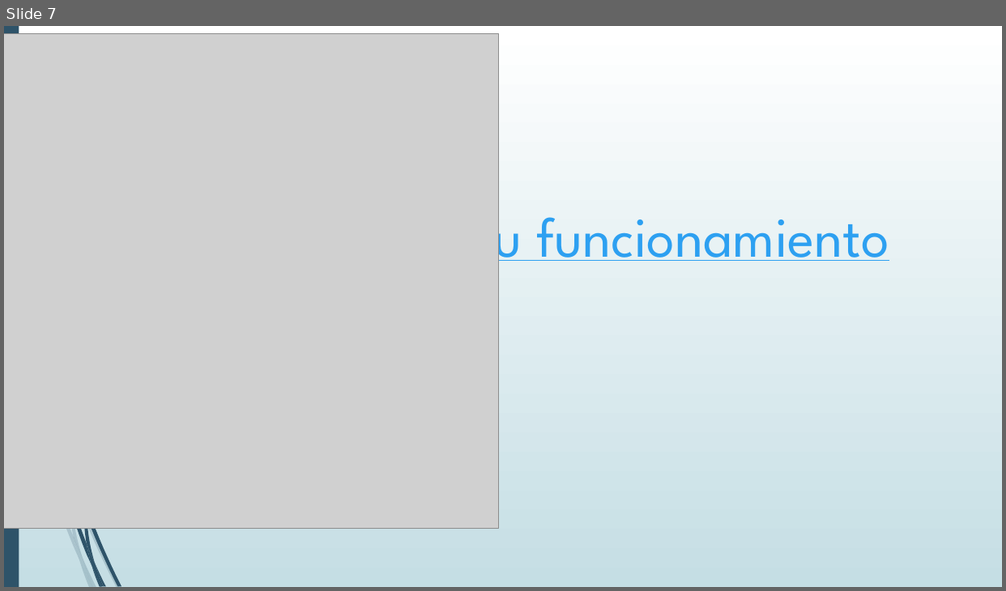
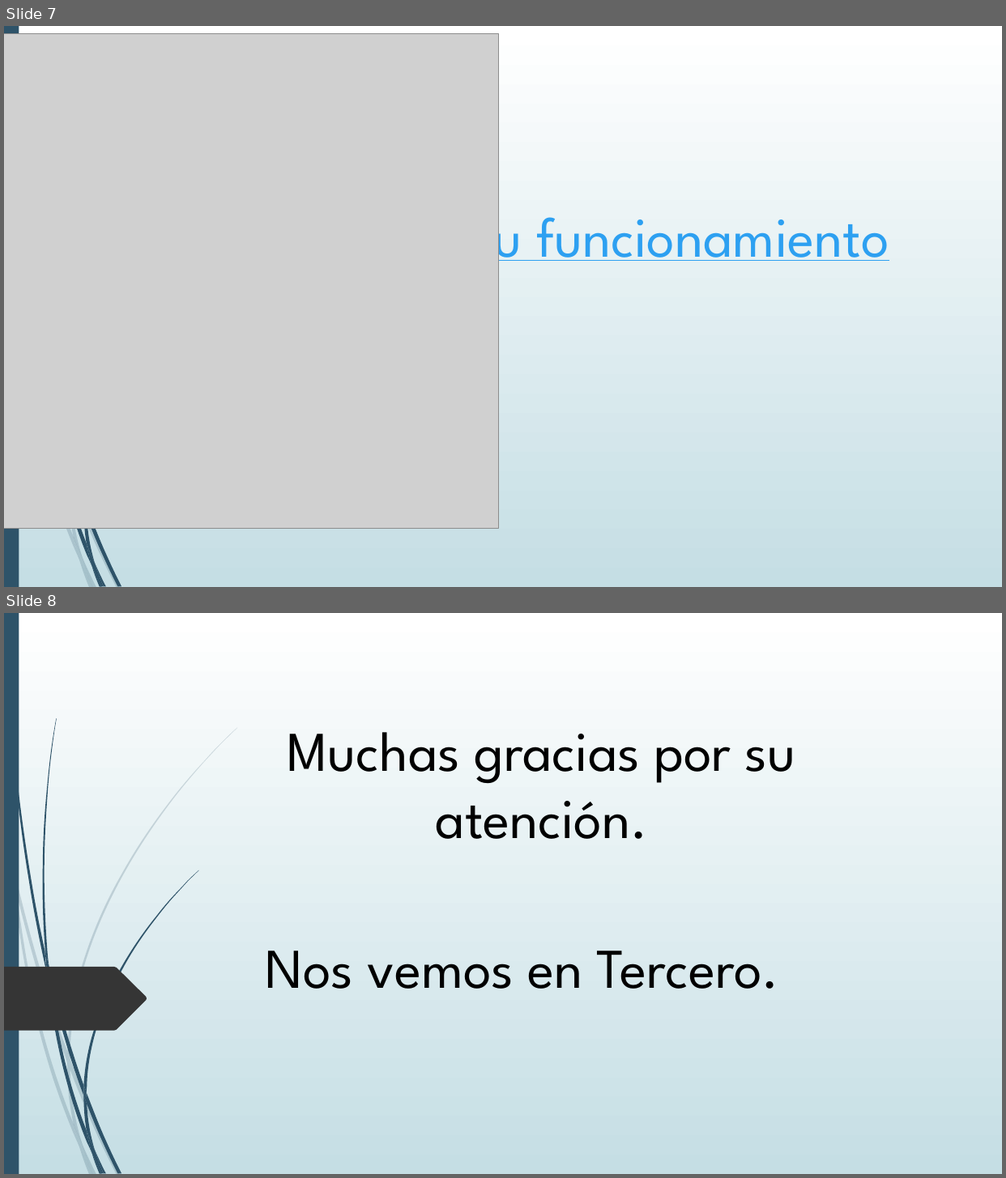
Before and after one commit to MarcosIscovich/ProyectoPeluImagen, a slide deck: Documentacion/PresentaciónProyectoFinal.pptx. Shown one above the other, each under a label of ours: slide 7 before the commit, slides 7 and 8 after it. The pictures are 1006x591 and 1006x1178 pixels, drawn with LibreOffice and Linux fonts; fonts in the diff are those of the drawing; grey boxes stand for pictures. Boxes give left, top, right and bottom in pixels: in the first picture for what was removed or moved away, otherwise in the second. Text is boxed around its words. In the diff, an @@ line names an element or a change of style, - is before the commit and + after.

Commit message:
ultima modificacion del ppt

```diff
--- a/Documentacion/PresentaciónProyectoFinal.pptx
+++ b/Documentacion/PresentaciónProyectoFinal.pptx
@@ slide 8 added at (x1=4, y1=613, x2=1002, y2=1174), background gradient #FFFFFF to #C5DEE5; not listed: 15 template elements that a slide beside it also shows @@
@@ freeform shape added at (x1=68, y1=727, x2=237, y2=1059), fill #2E5369 at 20% opacity @@
@@ title added at (x1=287, y1=732, x2=796, y2=839), 54 pt, text #000000 @@
+Muchas gracias por su atención.
@@ freeform shape added at (x1=15, y1=871, x2=68, y2=1062), fill #2E5369 at 20% opacity @@
@@ text added at (x1=266, y1=951, x2=780, y2=989), 54 pt, text #000000 @@
+Nos vemos en Tercero.
@@ freeform shape added at (x1=4, y1=967, x2=147, y2=1031), fill #353535 @@
@@ freeform shape added at (x1=67, y1=1052, x2=70, y2=1070), fill #2E5369 at 20% opacity @@
@@ group added at (x1=42, y1=718, x2=198, y2=1104): 5 freeform shapes @@
```
